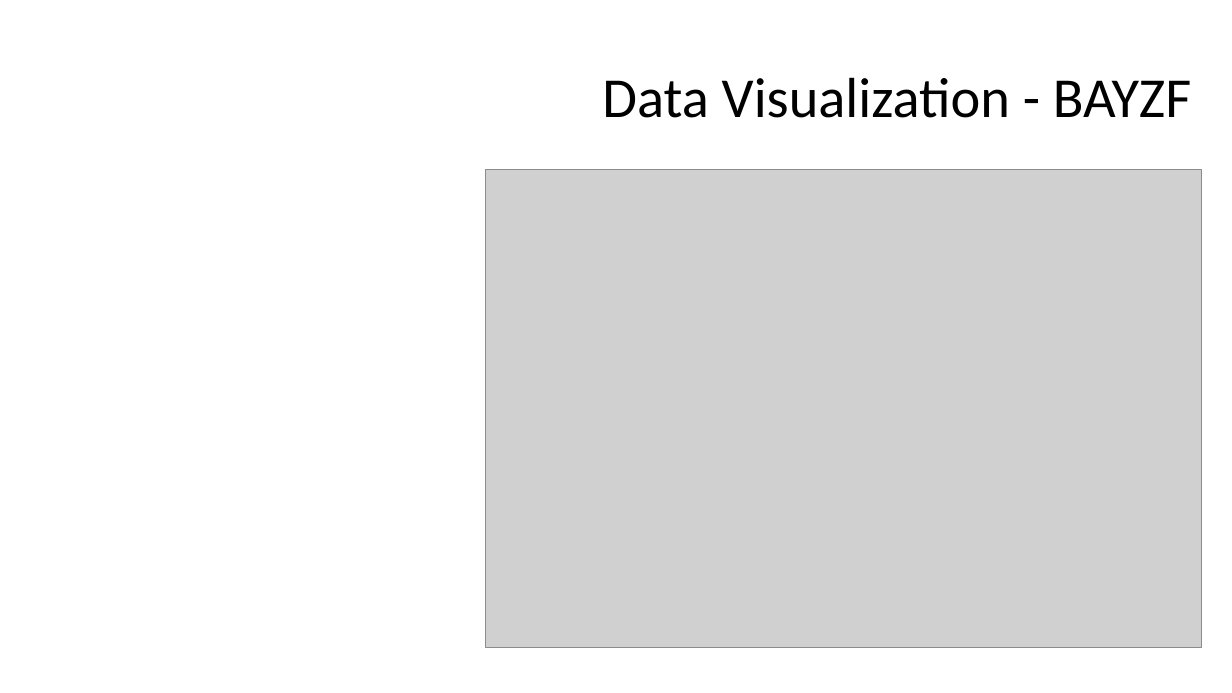
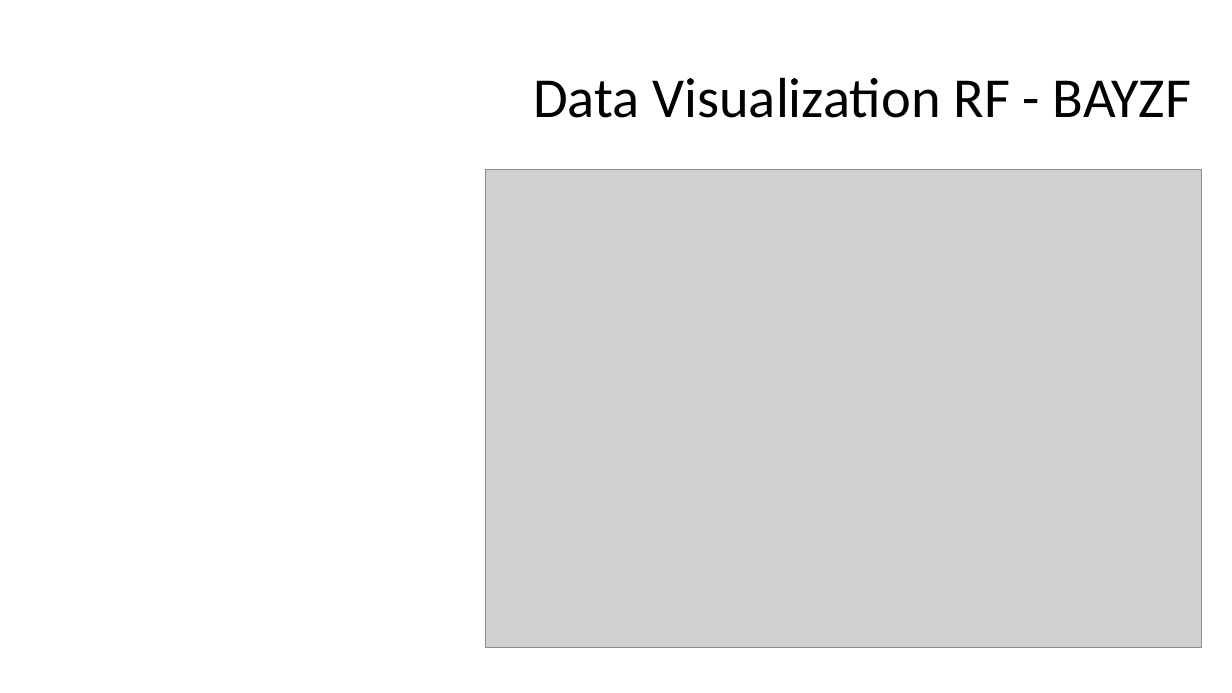
Before and after one commit to FSSoar/IlliniDatathon2019, a slide deck: slide 10 of Team 12 Datathon Presentation.pptx. Drawn at 1232x693 pixels with LibreOffice and Linux fonts; fonts in the diff are those of the drawing; grey boxes stand for pictures; background and template pictures are left out. Boxes give left, top, right and bottom in pixels: in the first picture for what was removed or moved away, otherwise in the second. Text is boxed around its words. In the diff, an @@ line names an element or a change of style, - is before the commit and + after.

Commit message:
Powerpoint update

```diff
--- a/Team 12 Datathon Presentation.pptx
+++ b/Team 12 Datathon Presentation.pptx
@@ title at (x1=533, y1=77, x2=1191, y2=118): text changed @@
-Data Visualization - BAYZF
+Data Visualization RF - BAYZF
```
Also in this commit, not shown: 3 other slides changed, 1 slide added, 1 other file.
